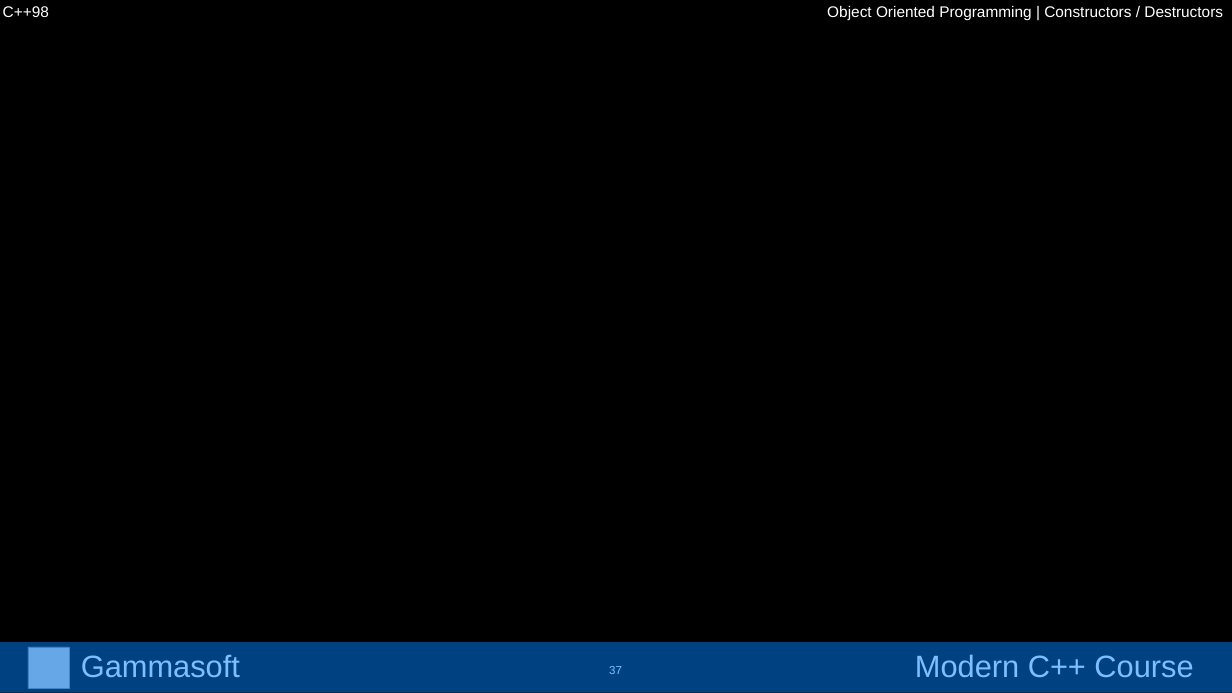
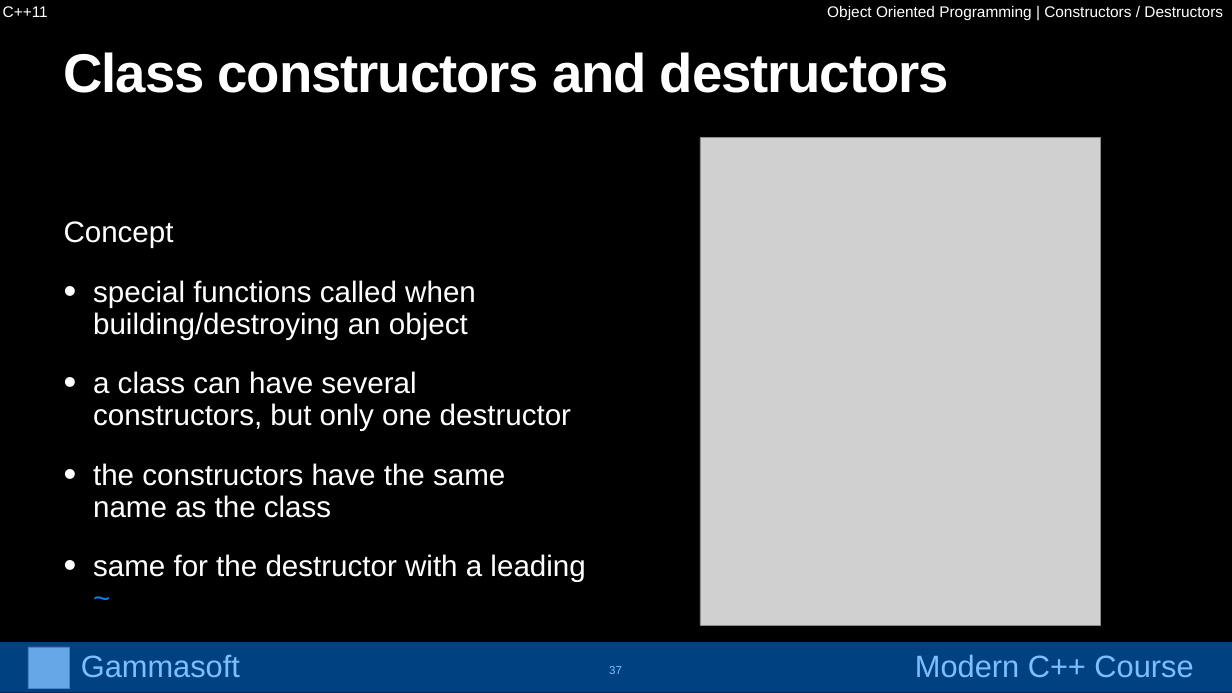
Before and after one commit to gammasoft71/cpp_modern_course, a slide deck: slide 37 of course/powerpoints/object_oriented_programming.pptx. Drawn at 1232x693 pixels with LibreOffice and Linux fonts; fonts in the diff are those of the drawing; grey boxes stand for pictures. Boxes give left, top, right and bottom in pixels: in the first picture for what was removed or moved away, otherwise in the second. Text is boxed around its words. In the diff, an @@ line names an element or a change of style, - is before the commit and + after.

```diff
--- a/course/powerpoints/object_oriented_programming.pptx
+++ b/course/powerpoints/object_oriented_programming.pptx
@@ text at [3,6,48,17]: text changed @@
-C++98
+C++11
@@ title added at [64,52,949,93], 85 pt, text #FFFFFF, bold @@
+Class constructors and destructors
@@ picture added at [700,138,1100,625] @@
@@ text added at [64,221,585,582], 46.1 pt, text #FFFFFF @@
+Concept
+• special functions called when building/destroying an object
+• a class can have several constructors, but only one destructor
+• the constructors have the same name as the class
+• same for the destructor with a leading ~
```
